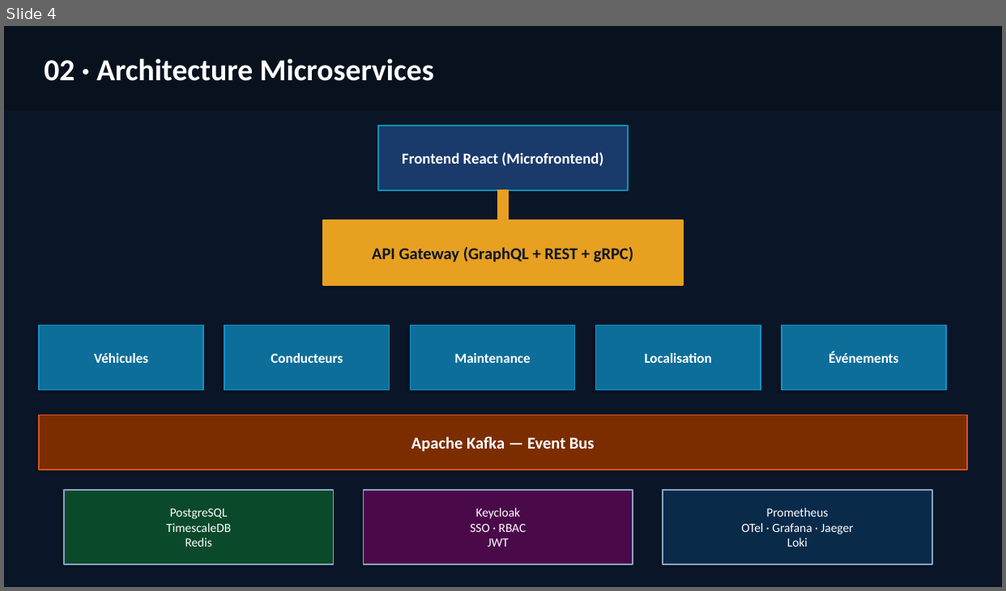
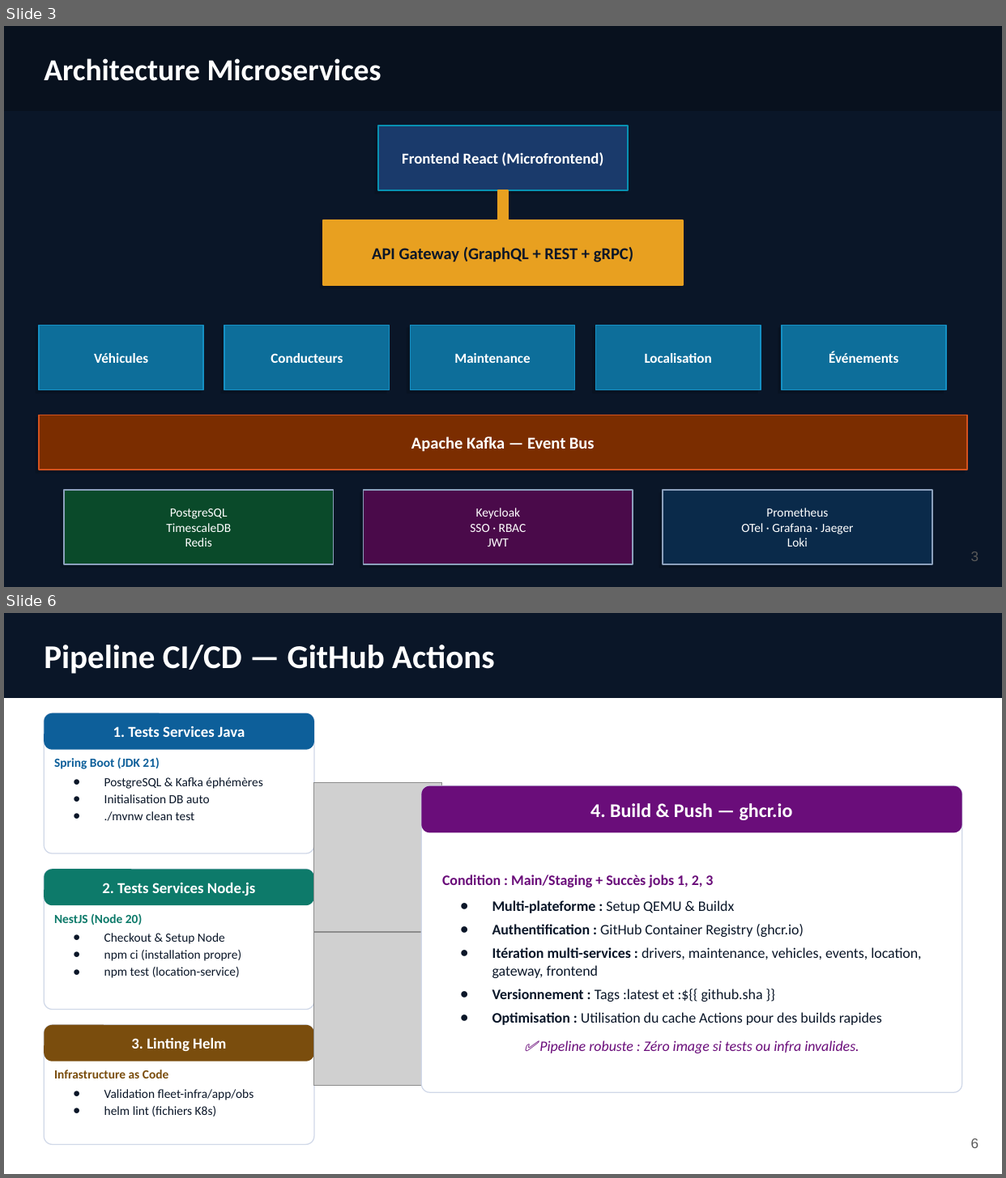
Before and after one commit to M1-ROUEN-GIL/archi-distrib-flotte-vehicules, a slide deck: docs/presentation/presentation.pptx. Shown one above the other, each under a label of ours: slide 4 before the commit, slides 3 and 6 after it; the slides between them are not shown. The pictures are 1006x591 and 1006x1178 pixels, drawn with LibreOffice and Linux fonts; fonts in the diff are those of the drawing; grey boxes stand for pictures; background and template pictures are left out. Boxes give left, top, right and bottom in pixels: in the first picture for what was removed or moved away, otherwise in the second. Text is boxed around its words. In the diff, an @@ line names an element or a change of style, - is before the commit and + after.

```diff
--- a/docs/presentation/presentation.pptx
+++ b/docs/presentation/presentation.pptx
@@ slide 6 added at [4,613,1002,1174], background picture (left out) @@
@@ rectangle added at [4,613,1002,698], fill #0A1628, outline #0A1628 0.99 pt @@
@@ text added at [44,645,495,674], 24 pt, text #FFFFFF, bold @@
+Pipeline CI/CD — GitHub Actions
@@ group added at [44,713,962,1145]: 8 rounded rectangles, 8 texts, 3 pictures @@
+1. Tests Services Java
+Spring Boot (JDK 21)
+● PostgreSQL & Kafka éphémères
+● Initialisation DB auto
+● ./mvnw clean test
+2. Tests Services Node.js
+NestJS (Node 20)
+● Checkout & Setup Node
+● npm ci (installation propre)
+● npm test (location-service)
+3. Linting Helm
+Infrastructure as Code
+● Validation fleet-infra/app/obs
+● helm lint (fichiers K8s)
+4. Build & Push — ghcr.io
+Condition : Main/Staging + Succès jobs 1, 2, 3
+● Multi-plateforme : Setup QEMU & Buildx
+● Authentification : GitHub Container Registry (ghcr.io)
+● Itération multi-services : drivers, maintenance, vehicles, events, location, gateway, frontend
+● Versionnement : Tags :latest et :${{ github.sha }}
+● Optimisation : Utilisation du cache Actions pour des builds rapides
+✅ Pipeline robuste : Zéro image si tests ou infra invalides.
@@ page number added at [971,1139,979,1148], 10 pt, text #595959 @@
+6
@@ what was slide 4 is now slide 3 @@
@@ slide 3 changed as well @@
@@ text at [44,58,381,81]: text changed @@
-02 · Architecture Microservices
+Architecture Microservices
@@ page number added at [971,552,979,561], 10 pt, text #595959 @@
+3
```
Also in this commit, not shown: 4 other slides changed, 4 other slides added, 6 slides removed, 3 other files.
